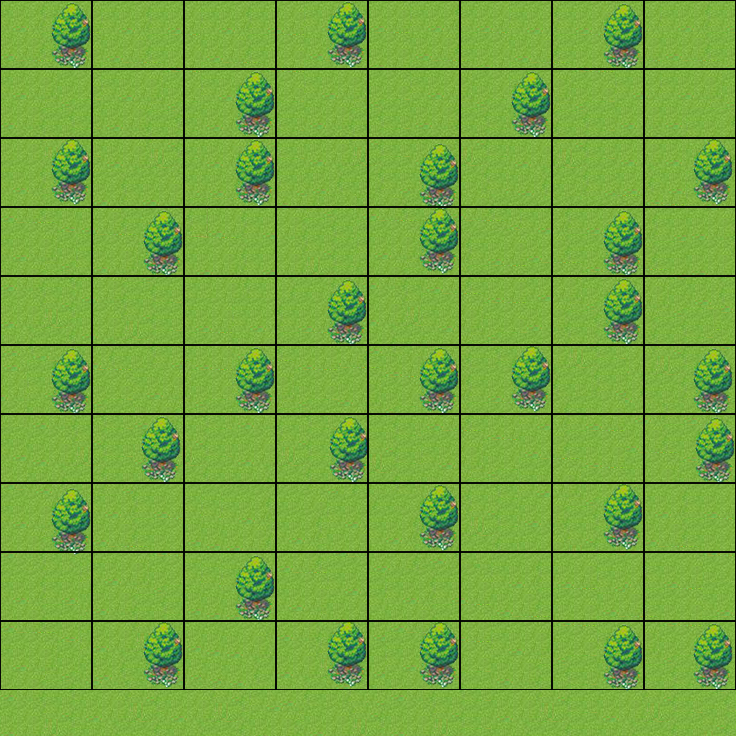
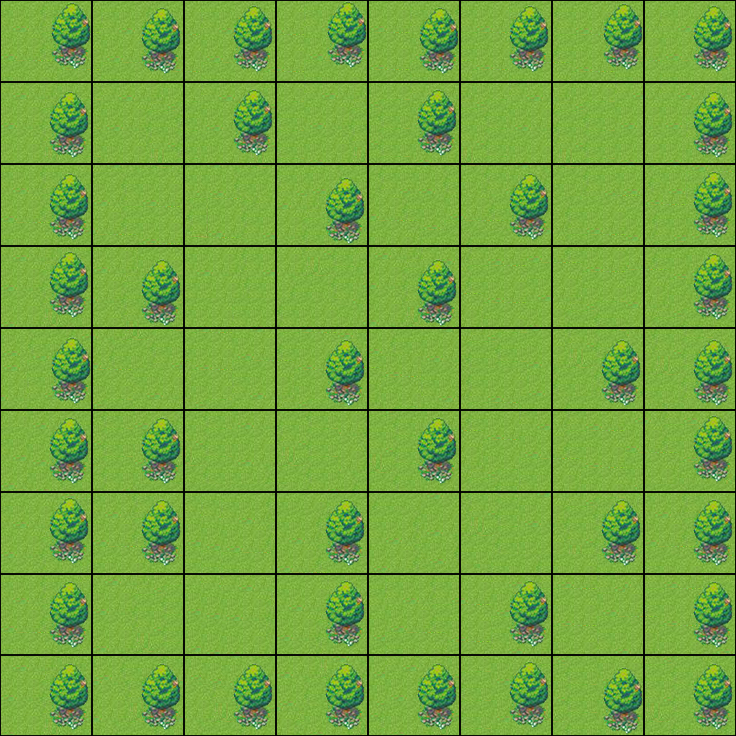
Layers edited between the first and the second w=736, h=736 image:
painted on "Rectángulo 1" (14th of 72) over [left=0, top=410, right=736, bottom=690]
painted on "Rectángulo 1" (15th of 72) over [left=92, top=328, right=736, bottom=621]
painted on "Rectángulo 1" (16th of 72) over [left=0, top=246, right=736, bottom=621]
painted on "Rectángulo 1" (29th of 72) over [left=276, top=164, right=736, bottom=483]
painted on "Rectángulo 1" (36th of 72) over [left=368, top=4, right=736, bottom=414]
painted on "Rectángulo 1" (37th of 72) over [left=276, top=4, right=644, bottom=414]
painted on "Rectángulo 1" (38th of 72) over [left=184, top=4, right=552, bottom=414]
painted on "Rectángulo 1" (40th of 72) over [left=0, top=4, right=460, bottom=414]
painted on "Rectángulo 1" (49th of 72) over [left=92, top=207, right=736, bottom=656]
painted on "Rectángulo 1" (50th of 72) over [left=184, top=207, right=644, bottom=574]
painted on "Rectángulo 1" (51st of 72) over [left=92, top=207, right=552, bottom=574]
painted on "Rectángulo 1" (65th of 72) over [left=0, top=69, right=736, bottom=656]
painted on "Rectángulo 1" (66th of 72) over [left=0, top=69, right=644, bottom=574]
painted on "Rectángulo 1" (67th of 72) over [left=0, top=69, right=552, bottom=492]
painted on "Rectángulo 1" (68th of 72) over [left=0, top=69, right=460, bottom=410]
painted on "ARBOL" (3rd of 45) over [left=322, top=176, right=734, bottom=692]
painted on "ARBOL" (11th of 45) over [left=138, top=275, right=644, bottom=732]
painted on "ARBOL" (18th of 45) over [left=48, top=135, right=734, bottom=484]
painted on "ARBOL" (19th of 45) over [left=232, top=136, right=734, bottom=568]
painted on "ARBOL" (21st of 45) over [left=48, top=345, right=550, bottom=730]
painted on "ARBOL" (23rd of 45) over [left=46, top=140, right=460, bottom=732]
painted on "ARBOL" (26th of 45) over [left=48, top=68, right=552, bottom=406]
…and 102 more changes (14 added, 78 painted, 8 removed, 2 stack)
